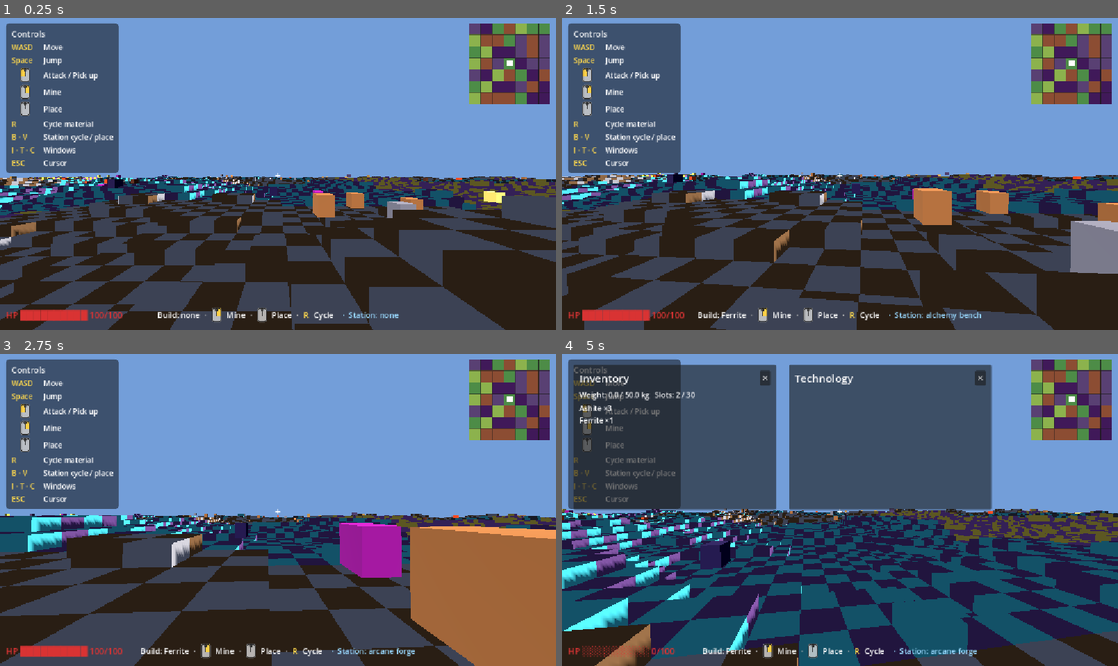
Above: before the commit, frames 1-4 (two rows, left to right).
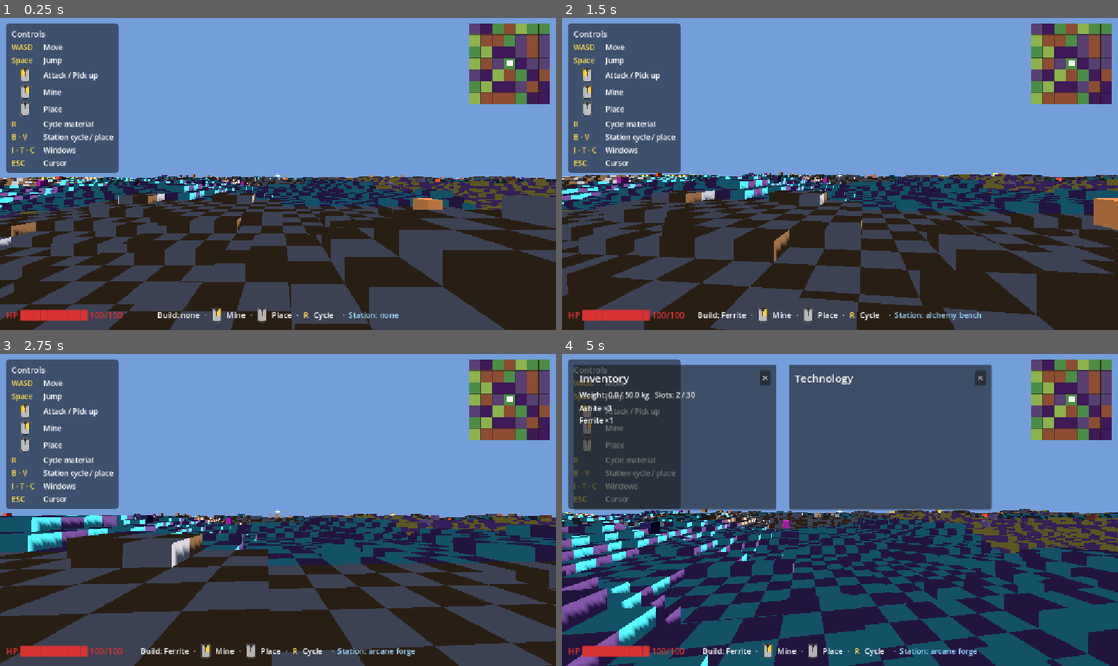
Above: after the commit, the same moments.

Repository: Tubaleviao/project-nihon
Game: Godot game, scene res://Main.tscn
Two runs of this game, one before a commit and one after it. Both use one fixed random seed, a clock stepped at 60 frames per second and the inputs below.
Inputs (mouse positions are in pixels of both pictures, inside the frame that each line leads up to):
- Up to frame 1 (0.25 s): no input
- Up to frame 2 (1.5 s): tap Enter (ui_accept) at 0.5, 0.77 s; move the mouse to (867, 170) at 0.52 s; hold W from 0.53 s (still down); tap F at 0.6 s; click (867, 170) at 0.67 s; move the mouse to (812, 174) at 1.27 s; tap R at 1.35 s
- Up to frame 3 (2.75 s): keep holding W; tap Enter (ui_accept) at 1.52 s; move the mouse to (289, 503) at 2.02 s; tap B at 2.1 s
- Up to frame 4 (5 s): move the mouse to (834, 513) at 2.77 s; tap V at 2.85 s; click (834, 513) at 2.92 s; tap Enter (ui_accept) at 3.02, 3.77, 4.52 s; move the mouse to (878, 513) at 3.52 s; tap I at 3.6 s; move the mouse to (673, 463) at 4.27 s; release W at 4.28 s; hold A from 4.28 s (still down); tap T at 4.35 s

The runs differ from the first frame. In frame 1, 1.3% of the frame differs, in the area x 1-98%, y 50-65%; in frame 2, 3.1%; in frame 3, 13%; in frame 4, 32%, in the area x 0-100%, y 49-100%.

Commit message:
fix(review): 3 bugs from code review of Phase 17 chunk streaming
- creature_slice: remove auto-spawn from _ready(); ChunkManager now owns
  spawning via spawn_for_chunk so the origin chunk was being double-spawned
  on world boot (once in _ready, once in ChunkManager.refresh)
- loot_slice: guard against empty item_id before creating a pickup body;
  prevents blank-id pickups when a drop entry is missing the "item" key
- test_suite: update all isolated CreatureSlice tests to call
  spawn_for_chunk(0,0) explicitly now that _ready no longer auto-spawns

Co-Authored-By: Claude <noreply@anthropic.com>

Diff:
--- a/src/creature/creature_slice.gd
+++ b/src/creature/creature_slice.gd
@@ -41,7 +41,6 @@
 
 func _ready() -> void:
 	GameBus.creature_died.connect(_on_creature_died)
-	_spawn_initial_creatures()
 
 func _process(_delta: float) -> void:
 	_tick_respawn()
@@ -94,14 +93,10 @@
 # Private
 # ---------------------------------------------------------------------------
 
-## Spawn the initial population into the origin chunk. When terrain_slice is not
-## wired (isolated unit tests), spawn_for_chunk spawns every creature regardless
-## of biome, preserving the pre-streaming behaviour those tests rely on.
-func _spawn_initial_creatures() -> void:
-	spawn_for_chunk(Vector2i(0, 0))
-
 ## Spawn the per-chunk creature budget: every creature whose biome matches this
 ## chunk's biome, at its spawnCount, placed at random positions inside the chunk.
+## When terrain_slice is not wired (isolated unit tests), chunk_biome is "" and
+## every creature is spawned regardless of biome.
 func spawn_for_chunk(chunk_pos: Vector2i) -> void:
 	var chunk_biome := _chunk_biome(chunk_pos)
 	for creature_id in GameData.CREATURES:
@@ -112,7 +107,7 @@
 		var biome_key: String = BIOME_KEYS[biome_idx] if biome_idx < BIOME_KEYS.size() else BIOME_KEYS[0]
 		if chunk_biome != "" and biome_key != chunk_biome:
 			continue
-		var count: int = int(res.get("spawnCount")) if res != null else 1
+		var count: int = int(res.get("spawnCount"))
 		for i in range(count):
 			_spawn(creature_id, chunk_pos)
 
--- a/src/loot/loot_slice.gd
+++ b/src/loot/loot_slice.gd
@@ -82,10 +82,12 @@
 		return
 	for entry in table:
 		if randf() <= float(entry.get("chance", 0.0)):
+			var item_id: String = str(entry.get("item", ""))
+			if item_id == "":
+				continue
 			var qty: int = randi_range(int(entry.get("minQty", 1)), int(entry.get("maxQty", 1)))
 			if qty <= 0:
 				continue
-			var item_id: String = str(entry.get("item", ""))
 			var pid := "pickup_%d" % _next_id
 			_next_id += 1
 			# Build a visible body so the item actually appears on the ground.
--- a/src/tests/test_suite.gd
+++ b/src/tests/test_suite.gd
@@ -203,6 +203,7 @@
 func _test_battle_resolves_via_creature_slice() -> void:
 	var c := CreatureSlice.new()
 	add_child(c)
+	c.spawn_for_chunk(Vector2i(0, 0))
 	var b := BattleSlice.new()
 	b.creature_slice = c
 	add_child(b)
@@ -223,6 +224,7 @@
 func _test_creature_spawns_from_gamedata() -> void:
 	var c := CreatureSlice.new()
 	add_child(c)
+	c.spawn_for_chunk(Vector2i(0, 0))
 	var instances := c.get_all_instances()
 	assert_true(instances.size() > 0, "at least one creature spawned from GameData")
 	for inst in instances:
@@ -234,6 +236,7 @@
 func _test_creature_nearest() -> void:
 	var c := CreatureSlice.new()
 	add_child(c)
+	c.spawn_for_chunk(Vector2i(0, 0))
 	var instances := c.get_all_instances()
 	assert_true(instances.size() > 0, "need at least one instance for nearest test")
 	if instances.size() > 0:
@@ -245,6 +248,7 @@
 func _test_creature_death_marks_dead() -> void:
 	var c := CreatureSlice.new()
 	add_child(c)
+	c.spawn_for_chunk(Vector2i(0, 0))
 	var instances := c.get_all_instances()
 	assert_true(instances.size() > 0, "need an instance to kill")
 	if instances.size() > 0:
@@ -263,6 +267,7 @@
 func _test_creature_respawn_resets_battle_hp() -> void:
 	var c := CreatureSlice.new()
 	add_child(c)
+	c.spawn_for_chunk(Vector2i(0, 0))
 	var b := BattleSlice.new()
 	b.creature_slice = c
 	add_child(b)
@@ -402,6 +407,7 @@
 func _test_loot_instance_id_resolve() -> void:
 	var c := CreatureSlice.new()
 	add_child(c)
+	c.spawn_for_chunk(Vector2i(0, 0))
 	var l := LootSlice.new()
 	l.creature_slice = c
 	add_child(l)
@@ -1316,6 +1322,7 @@
 func _make_ai_rig() -> Dictionary:
 	var c := CreatureSlice.new()
 	add_child(c)
+	c.spawn_for_chunk(Vector2i(0, 0))
 	var ai := CreatureAI.new()
 	ai.creature_slice = c
 	add_child(ai)
@@ -1527,6 +1534,7 @@
 func _test_chunk_creature_spawn_per_chunk() -> void:
 	var c := CreatureSlice.new()
 	add_child(c)
+	c.spawn_for_chunk(Vector2i(0, 0))
 	var before: int = c.get_all_instances().size()
 	assert_true(before > 0, "initial chunk has creatures")
 	c.spawn_for_chunk(Vector2i(1, 0))
